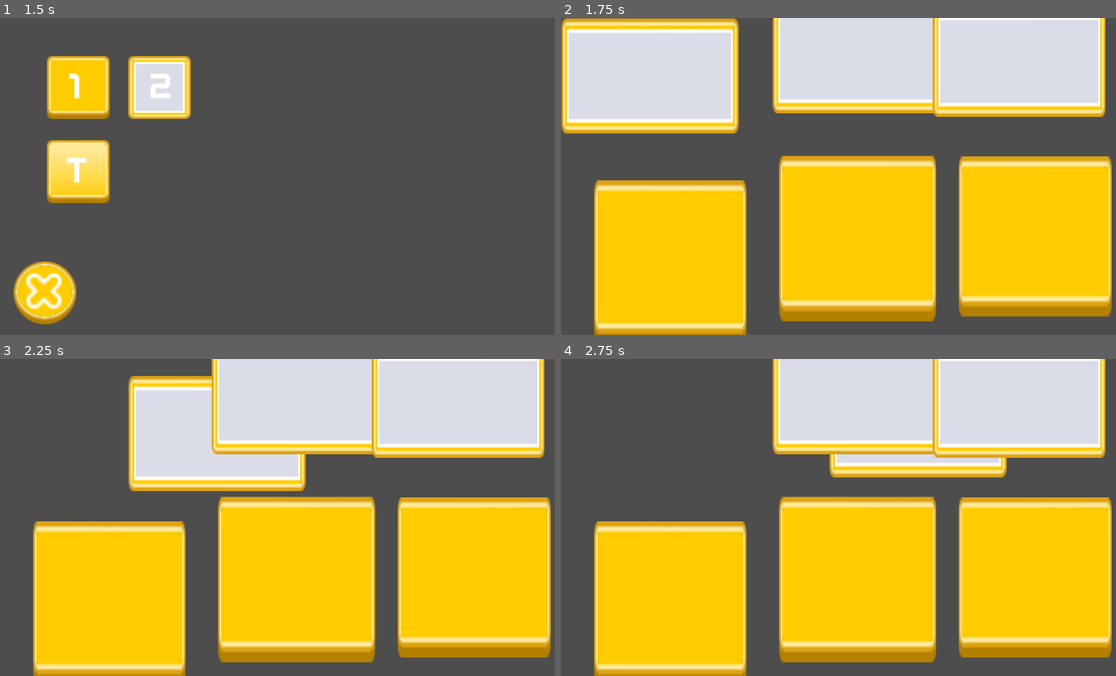
Above: before the commit, frames 1-4 (two rows, left to right).
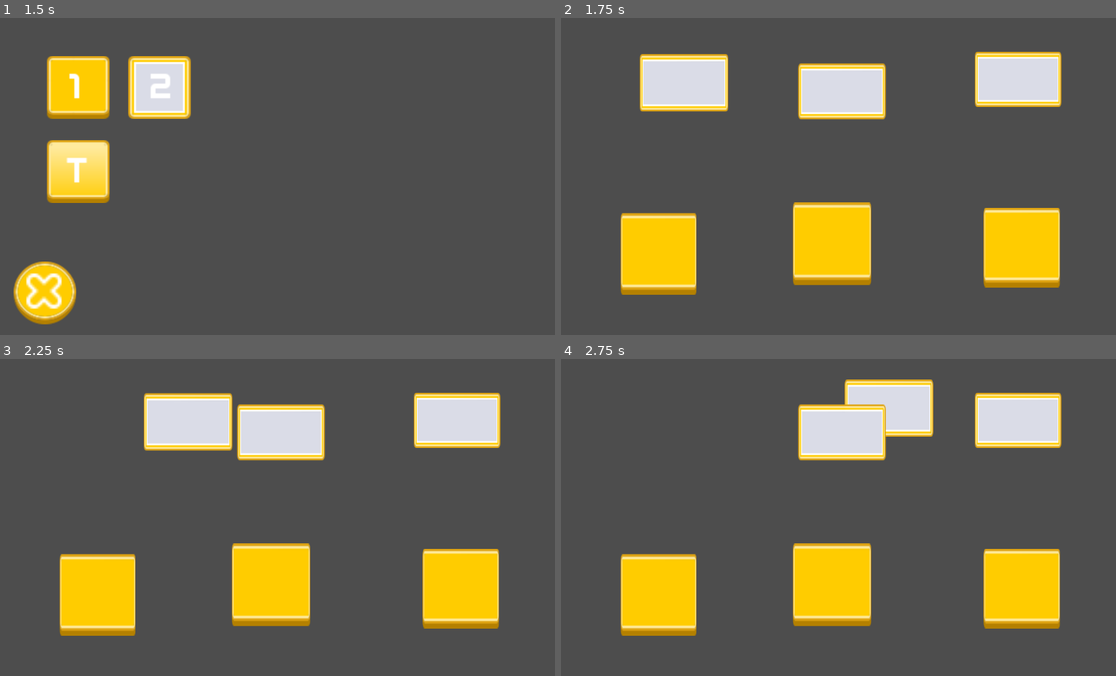
Above: after the commit, the same moments.

Repository: SirKorba/Kenney_Jam_Game
Game: Godot game, scene res://Scenes/MainMenu.tscn
Same seed, same stepped clock (60 frames per second), same inputs: the game is played once before the commit and once after it.
Inputs (mouse positions are in pixels of both pictures, inside the frame that each line leads up to):
- Up to frame 1 (1.5 s): click "Start" at 0.5 s; click "T" at 1.25 s
- Up to frame 2 (1.75 s): no input
- Up to frame 3 (2.25 s): tap Enter at 2 s; drag from (88, 416) to (299, 397) at 2.02 s
- Up to frame 4 (2.75 s): no input

Frame 1 is identical in both runs. In frame 2, 59% of the frame differs, in the area x 0-100%, y 0-100%; in frame 3, 55%; in frame 4, 50%.

Commit message:
Motya staralsya

Diff:
--- a/Scenes/Levels/Test_level.tscn
+++ b/Scenes/Levels/Test_level.tscn
@@ -1,8 +1,9 @@
-[gd_scene load_steps=6 format=3 uid="uid://cidjo03p12tu2"]
+[gd_scene load_steps=7 format=3 uid="uid://cidjo03p12tu2"]
 
 [ext_resource type="Script" path="res://Scripts/Test_level.gd" id="1_ouij6"]
 [ext_resource type="Texture2D" uid="uid://b40165yoow0br" path="res://Sprites/Ui/button_rectangle_depth_flat.svg" id="2_ynjbk"]
 [ext_resource type="Texture2D" uid="uid://kdfqfc3tfpld" path="res://Sprites/Ui/button_rectangle_border.svg" id="3_1glx2"]
+[ext_resource type="Texture2D" uid="uid://duxqmedknlwpi" path="res://Sprites/Ui/yellowfon.jpg" id="4_3iptt"]
 
 [sub_resource type="RectangleShape2D" id="RectangleShape2D_rg8fs"]
 size = Vector2(357, 233)
@@ -16,7 +17,8 @@
 [node name="Items" type="Node2D" parent="."]
 
 [node name="Item1" type="Area2D" parent="Items"]
-position = Vector2(63.0527, 71.2513)
+position = Vector2(192, 108.91)
+scale = Vector2(0.5, 0.5)
 
 [node name="CollisionShape2D" type="CollisionShape2D" parent="Items/Item1"]
 position = Vector2(118.447, 47.2487)
@@ -28,7 +30,8 @@
 texture = ExtResource("3_1glx2")
 
 [node name="Item2" type="Area2D" parent="Items"]
-position = Vector2(610.754, 76.9051)
+position = Vector2(574, 147.91)
+scale = Vector2(0.5, 0.5)
 
 [node name="CollisionShape2D" type="CollisionShape2D" parent="Items/Item2"]
 shape = SubResource("RectangleShape2D_rg8fs")
@@ -39,13 +42,14 @@
 texture = ExtResource("3_1glx2")
 
 [node name="Item3" type="Area2D" parent="Items"]
-position = Vector2(936.024, 91.0473)
+position = Vector2(934, 123.91)
+scale = Vector2(0.5, 0.5)
 
 [node name="CollisionShape2D" type="CollisionShape2D" parent="Items/Item3"]
 shape = SubResource("RectangleShape2D_rg8fs")
 
 [node name="Sprite2D" type="Sprite2D" parent="Items/Item3"]
-position = Vector2(0.976036, -2.0473)
+position = Vector2(0.976036, 2.9527)
 scale = Vector2(1.83854, 3.53125)
 texture = ExtResource("3_1glx2")
 
@@ -53,6 +57,7 @@
 
 [node name="Person1" type="Area2D" parent="Persons"]
 position = Vector2(176, 466)
+scale = Vector2(0.5, 0.5)
 
 [node name="CollisionShape2D" type="CollisionShape2D" parent="Persons/Person1"]
 position = Vector2(47.6144, 28.5192)
@@ -64,7 +69,8 @@
 texture = ExtResource("2_ynjbk")
 
 [node name="Person2" type="Area2D" parent="Persons"]
-position = Vector2(474, 368)
+position = Vector2(488, 420.024)
+scale = Vector2(0.5, 0.5)
 
 [node name="CollisionShape2D" type="CollisionShape2D" parent="Persons/Person2"]
 position = Vector2(132, 82)
@@ -76,7 +82,8 @@
 texture = ExtResource("2_ynjbk")
 
 [node name="Person3" type="Area2D" parent="Persons"]
-position = Vector2(837, 324)
+position = Vector2(876, 408.024)
+scale = Vector2(0.5, 0.5)
 
 [node name="CollisionShape2D" type="CollisionShape2D" parent="Persons/Person3"]
 position = Vector2(134, 127)
@@ -88,12 +95,18 @@
 texture = ExtResource("2_ynjbk")
 
 [node name="HintLabel" type="Label" parent="."]
-offset_left = 236.0
-offset_top = 174.0
-offset_right = 418.0
-offset_bottom = 289.0
+offset_left = 51.0
+offset_top = 252.0
+offset_right = 328.0
+offset_bottom = 331.0
 
-[node name="ResultLabel" type="Label" parent="."]
+[node name="ResultPopup" type="Popup" parent="."]
+size = Vector2i(452, 187)
+
+[node name="Sprite2D" type="Sprite2D" parent="ResultPopup"]
+texture = ExtResource("4_3iptt")
+
+[node name="ResultLabel" type="Label" parent="ResultPopup/Sprite2D"]
 offset_right = 40.0
 offset_bottom = 23.0
 
@@ -109,3 +122,4 @@
 [connection signal="area_entered" from="Persons/Person3" to="." method="_on_person_3_area_entered"]
 [connection signal="area_exited" from="Persons/Person3" to="." method="_on_person_3_area_exited"]
 [connection signal="input_event" from="Persons/Person3" to="." method="_on_person_3_input_event"]
+[connection signal="gui_input" from="ResultPopup/Sprite2D/ResultLabel" to="." method="_on_ResultPopup_gui_input"]
Not shown, added: Scenes/MaiC03C.tmp
